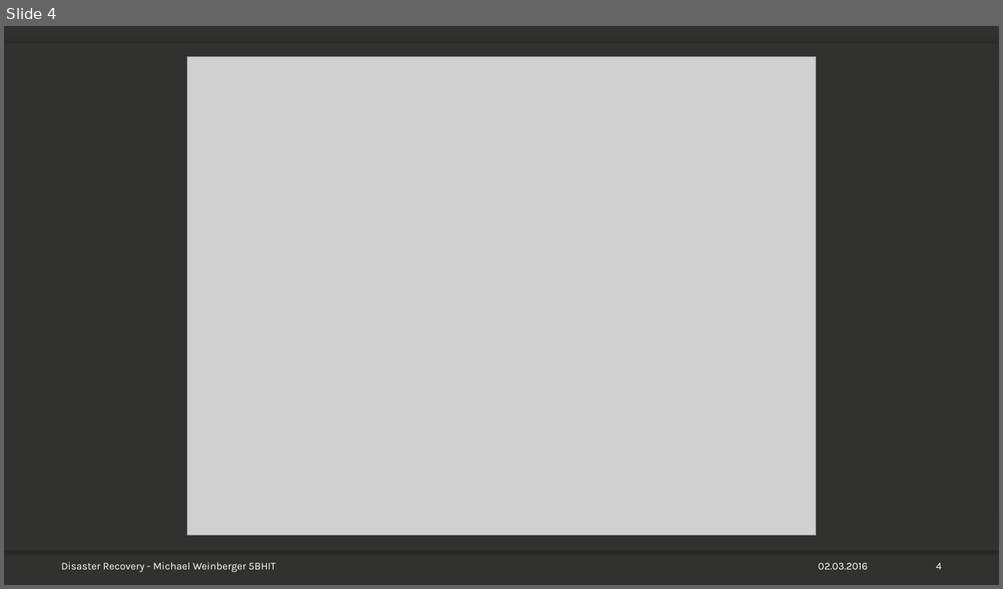
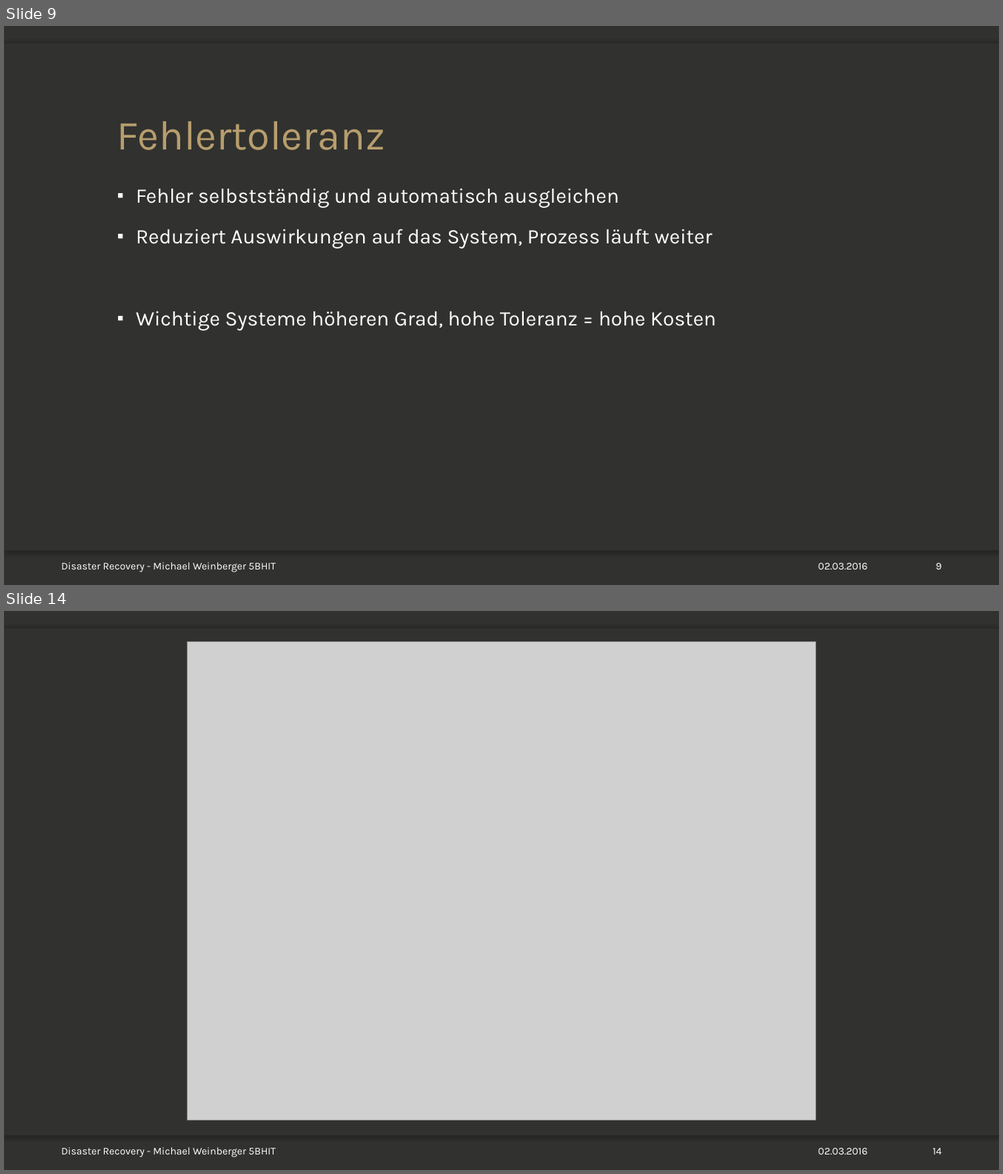
Before and after one commit to mweinberger-tgm/SYT-Referat, a slide deck: Disaster-Recovery_Weinb_5BHIT.pptx. Shown one above the other, each under a label of ours: slide 4 before the commit, slides 9 and 14 after it; the slides between them are not shown. The pictures are 1003x589 and 1003x1174 pixels, drawn with LibreOffice and Linux fonts; fonts in the diff are those of the drawing; grey boxes stand for pictures; background and template pictures are left out. Boxes give left, top, right and bottom in pixels: in the first picture for what was removed or moved away, otherwise in the second. Text is boxed around its words. In the diff, an @@ line names an element or a change of style, - is before the commit and + after.

```diff
--- a/Disaster-Recovery_Weinb_5BHIT.pptx
+++ b/Disaster-Recovery_Weinb_5BHIT.pptx
@@ slide 9 added at [4,26,999,585], background picture (left out); not listed: 3 template elements that a slide beside it also shows @@
@@ title added at [117,121,385,150], 40 pt, text #B79E6D @@
+Fehlertoleranz
@@ text added at [136,188,716,331], 20 pt, text #FFFFFF @@
+▪ Fehler selbstständig und automatisch ausgleichen
+▪ Reduziert Auswirkungen auf das System, Prozess läuft weiter
+▪ Wichtige Systeme höheren Grad, hohe Toleranz = hohe Kosten
@@ text added at [61,562,276,573], 10 pt, text #FFFFFF @@
+Disaster Recovery - Michael Weinberger 5BHIT
@@ text added at [818,563,868,570], 10 pt, text #FFFFFF @@
+02.03.2016
@@ page number added at [936,563,942,570], 10 pt, text #FFFFFF @@
+9
@@ what was slide 4 is now slide 14 @@
@@ page number at [932,1148,941,1155]: text changed @@
-4
+14
```
Also in this commit, not shown: 2 slides changed, 16 other slides added, 1 other file.
